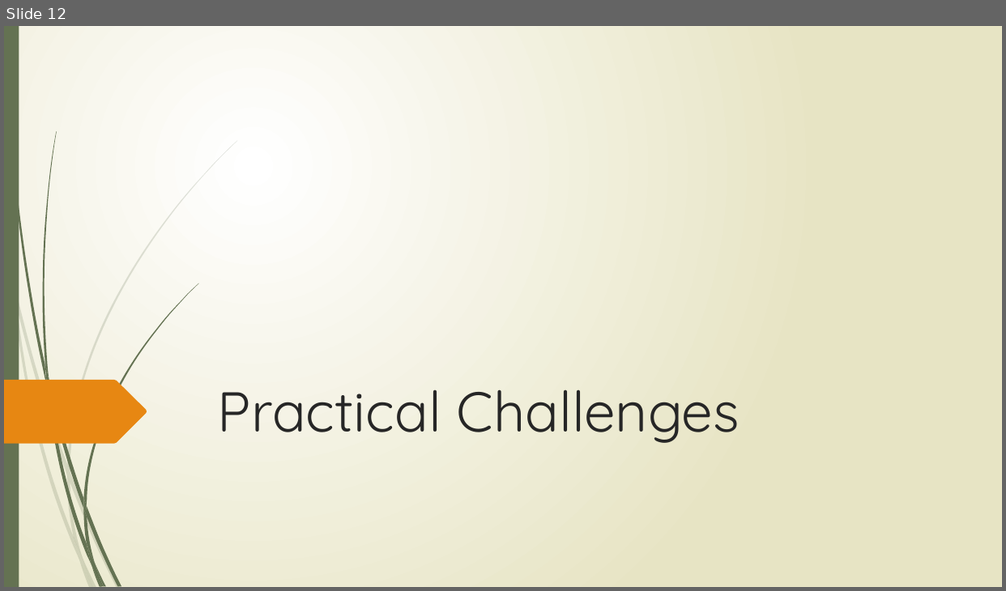
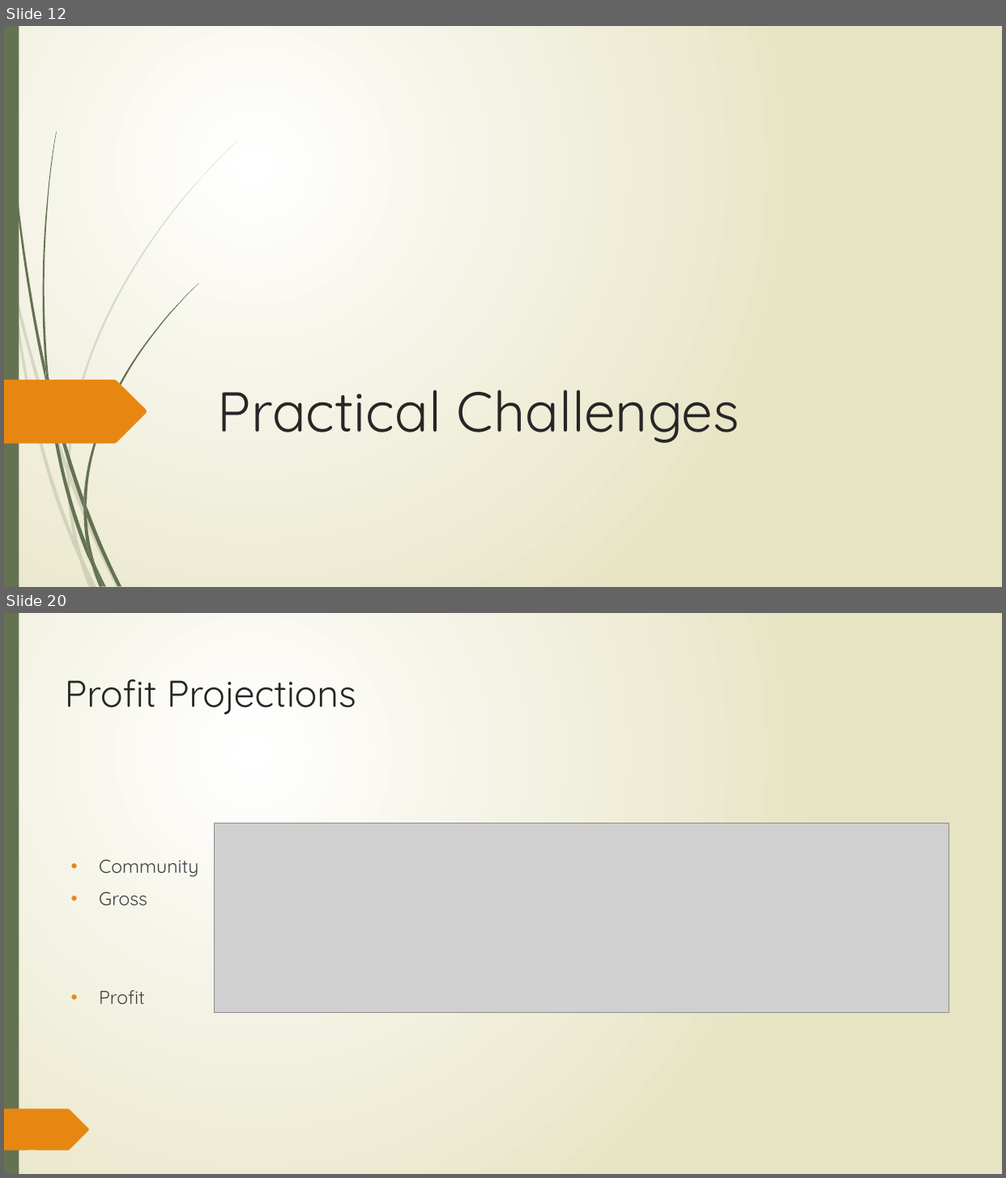
Before and after one commit to tieje/dogen, a slide deck: Presentation/SocialHub_FrancisT_06_23_2020.pptx. Shown one above the other, each under a label of ours: slide 12 before the commit, slides 12 and 20 after it; the slides between them are not shown. The pictures are 1006x591 and 1006x1178 pixels, drawn with LibreOffice and Linux fonts; fonts in the diff are those of the drawing; grey boxes stand for pictures. Boxes give left, top, right and bottom in pixels: in the first picture for what was removed or moved away, otherwise in the second. Text is boxed around its words. In the diff, an @@ line names an element or a change of style, - is before the commit and + after.

```diff
--- a/Presentation/SocialHub_FrancisT_06_23_2020.pptx
+++ b/Presentation/SocialHub_FrancisT_06_23_2020.pptx
@@ slide 20 added at [4, 613, 1002, 1174], background gradient #FFFFFF to #E8E6C4; not listed: 22 template elements that a slide beside it also shows @@
@@ rectangle added at [4, 613, 1002, 1174], fill gradient #FFFFFF to #E8E6C4 @@
@@ rectangle added at [4, 613, 19, 1174], fill #647252 @@
@@ freeform shape added at [4, 671, 134, 713], fill #E78712 @@
@@ title added at [65, 679, 356, 714], 36 pt, text #262626 @@
+Profit Projections
@@ picture added at [214, 824, 948, 1013] @@
@@ text added at [99, 859, 198, 1004], 18 pt, text #404040 @@
+• Community
+• Gross
+• Profit
@@ freeform shape added at [4, 1110, 89, 1151], fill #E78712 @@
```
Also in this commit, not shown: 10 slides changed, 1 other slide added, 2 other files.
